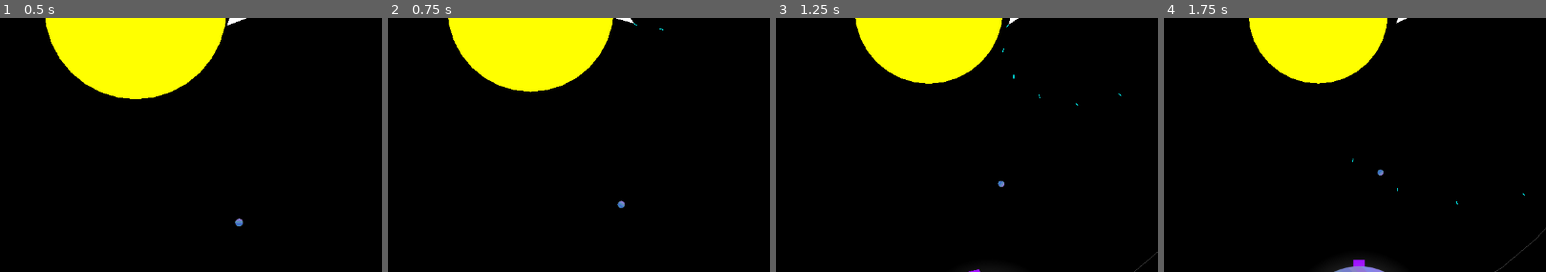
Above: before the commit, frames 1-4 (left to right).
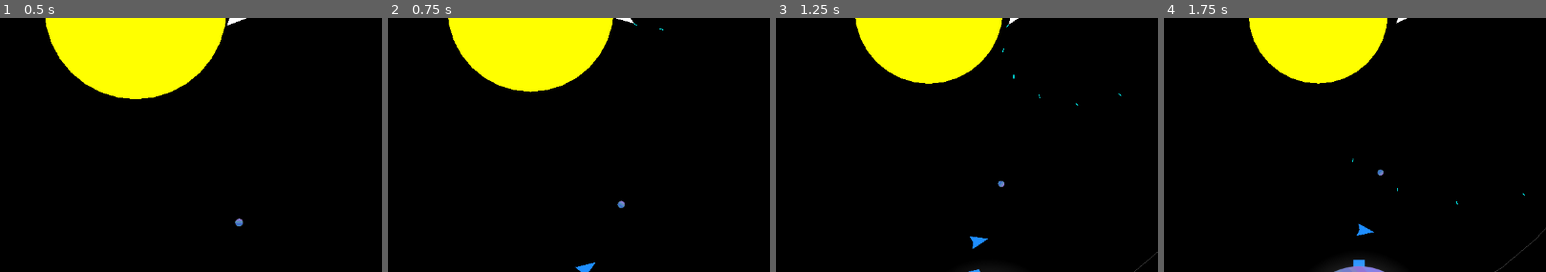
Above: after the commit, the same moments.

Repository: Boyquotes/godot-space-game
Game: Godot game, scene res://World.tscn
Same seed, same stepped clock (60 frames per second), same inputs: the game is played once before the commit and once after it.
Inputs:
- Up to frame 1 (0.5 s): no input
- Up to frame 2 (0.75 s): hold D (right) from 0.53 s (still down); hold Space (shoot) from 0.53 s (still down)
- Up to frame 3 (1.25 s): keep holding D (right); keep holding Space (shoot)
- Up to frame 4 (1.75 s): release D (right) at 1.28 s; release Space (shoot) at 1.28 s; hold S (backward) from 1.28 s (still down); tap Space (shoot) at 1.35 s
The pictures show only the part of the screen within x 19-69%, y 50-100%; the shares and areas given below are measured in that part.

Frame 1 is identical in both runs. In frame 2, 0.1% of the frame differs, in the area x 49-55%, y 96-100%; in frame 3, 0.2%; in frame 4, 0.2%, in the area x 49-55%, y 80-98%.

Commit message:
Minor changes

Diff:
--- a/Structure.tscn
+++ b/Structure.tscn
@@ -6,6 +6,8 @@
 extents = Vector2( 16, 16 )
 
 [node name="Structure" type="KinematicBody2D"]
+collision_layer = 8
+collision_mask = 0
 script = ExtResource( 1 )
 
 [node name="ColorRect" type="ColorRect" parent="."]
--- a/World.gd
+++ b/World.gd
@@ -9,7 +9,7 @@
 	Color(0.12, 0.56, 1.0),
 	Color(0, 1.0, 0),
 	Color(1.0, 1.0, 0),
-	Color(1.0, 0, 0),
+	Color(1.0, 0.65, 0),
 	Color(0.6, 0, 1.0)
 ]
 
@@ -36,7 +36,8 @@
 	# TODO: figure out why these yields are needed
 	yield(get_tree(), "idle_frame")
 	for p in planets:
-		p.spawn_ship()
+		if p.civ != null:
+			p.spawn_ship()
 
 # Called every frame. 'delta' is the elapsed time since the previous frame.
 #func _process(delta):
--- a/World.tscn
+++ b/World.tscn
@@ -29,3 +29,6 @@
 
 [node name="Star2" parent="." instance=ExtResource( 3 )]
 position = Vector2( 6981.88, -478.667 )
+
+[node name="Star3" parent="." instance=ExtResource( 3 )]
+position = Vector2( 4269.63, 5922.6 )
--- a/project.godot
+++ b/project.godot
@@ -61,6 +61,7 @@
 2d_physics/layer_1="Projectiles"
 2d_physics/layer_2="Astronomical Bodies"
 2d_physics/layer_3="Ships"
+2d_physics/layer_4="Structures"
 
 [rendering]
 
